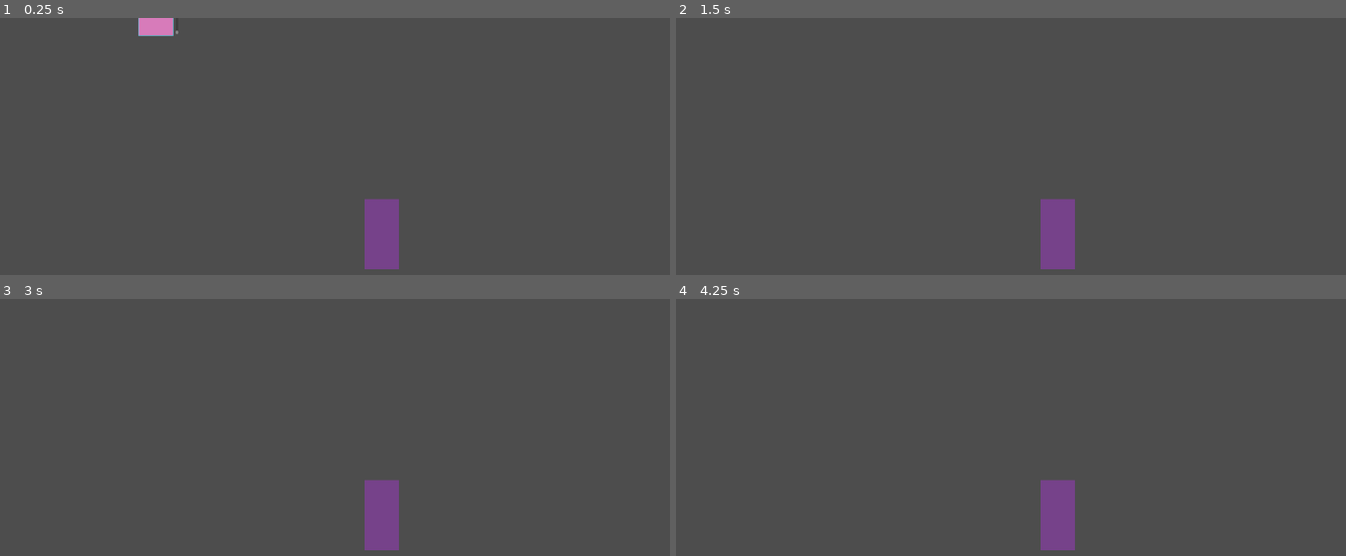
Above: before the commit, frames 1-4 (two rows, left to right).
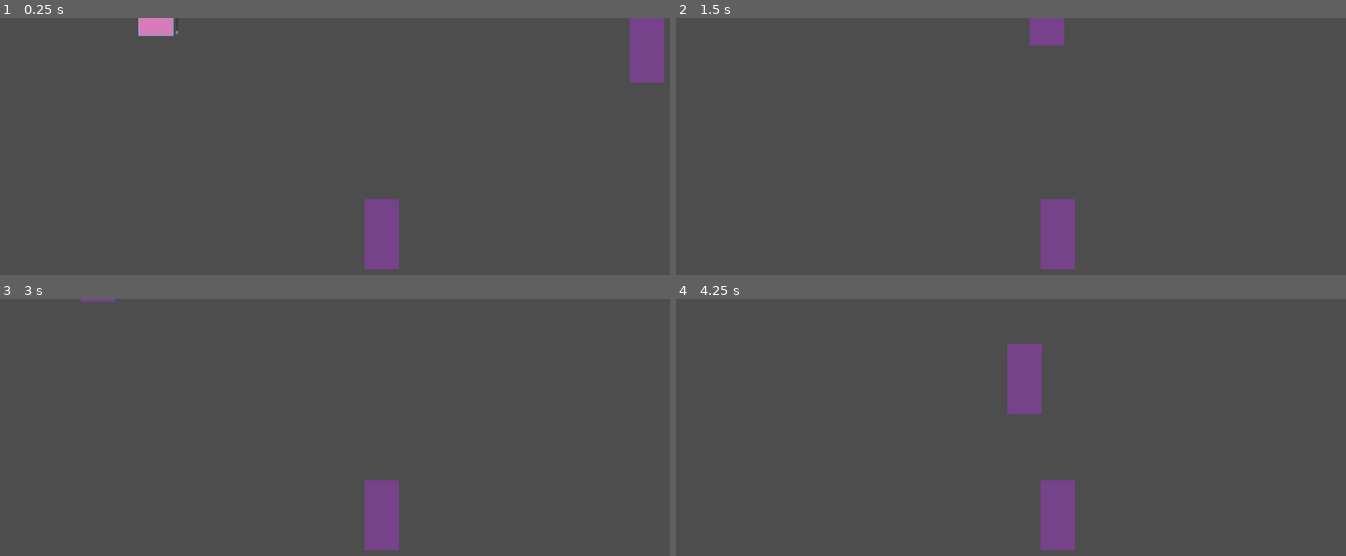
Above: after the commit, the same moments.

Repository: EbbeUndFlut/waterboy
Game: Godot game, scene res://src/tests/test_level.tscn
Two runs of this game, one before a commit and one after it. Both use one fixed random seed, a clock stepped at 60 frames per second and the inputs below. The project has no main scene, so this scene is started directly. Sound files missing from this copy of the repository are replaced by a short silence.
Inputs:
- Up to frame 1 (0.25 s): no input
- Up to frame 2 (1.5 s): tap Enter (ui_accept) at 0.5, 0.77 s; hold D (RIGHT) 0.53-1.28 s; hold Shift (alt) 0.53-1.28 s; hold S (DOWN) from 1.28 s (still down); tap Shift (alt) at 1.35 s
- Up to frame 3 (3 s): tap Enter (ui_accept) at 1.52, 2, 2.75 s; release S (DOWN) at 2.03 s; hold D (RIGHT) 2.03-2.78 s; hold Shift (alt) 2.03-2.78 s; hold W (UP) from 2.78 s (still down); tap Shift (alt) at 2.85 s
- Up to frame 4 (4.25 s): tap Enter (ui_accept) at 3.02, 3.77 s; release W (UP) at 3.53 s; hold A (LEFT) from 3.53 s (still down); hold Shift (alt) from 3.53 s (still down)

The runs differ from the first frame. In frame 1, 1.3% of the frame differs, in the area x 94-100%, y 0-26%; in frame 2, 0.6%; in frame 3, less than 0.1%; in frame 4, 1.4%, in the area x 49-55%, y 17-45%.

Commit message:
Es geht vorwärts

Diff:
--- /dev/null
+++ b/src/entities/ball.tscn
@@ -0,0 +1,22 @@
+[gd_scene load_steps=4 format=3 uid="uid://cd43aqlclr51t"]
+
+[ext_resource type="Texture2D" uid="uid://be6r2qgqo57j7" path="res://assets/sprites/ball.png" id="1_avsul"]
+
+[sub_resource type="PhysicsMaterial" id="PhysicsMaterial_1m1wj"]
+friction = 0.4
+bounce = 0.46
+
+[sub_resource type="CircleShape2D" id="CircleShape2D_dugun"]
+radius = 32.0
+
+[node name="Ball" type="RigidBody2D"]
+mass = 0.5
+physics_material_override = SubResource("PhysicsMaterial_1m1wj")
+gravity_scale = 1.66533e-16
+
+[node name="Sprite2D" type="Sprite2D" parent="."]
+scale = Vector2(2, 2)
+texture = ExtResource("1_avsul")
+
+[node name="CollisionShape2D" type="CollisionShape2D" parent="."]
+shape = SubResource("CircleShape2D_dugun")
--- /dev/null
+++ b/src/entities/enemy.gd
@@ -0,0 +1,55 @@
+class_name Enemy
+extends RigidBody2D
+
+@export var SPEED:float = 60
+var waterboy
+var direction:Vector2=Vector2(randf_range(-1,1)*SPEED,randf_range(-1,1)*SPEED)
+var state :State =State.IDLE
+var boost_duration:float = 6
+var time_to_boost:float = 5
+var actual_time:float=0
+var boost :bool = false
+enum State {IDLE,CHASE}
+# Called when the node enters the scene tree for the first time.
+func _ready():
+	pass # Replace with function body.
+
+
+# Called every frame. 'delta' is the elapsed time since the previous frame.
+func _process(delta):
+	actual_time += delta
+	if actual_time >= time_to_boost and not boost:
+		SPEED = SPEED * 3
+		boost = true
+		actual_time = 0
+	if actual_time >=boost_duration and boost:
+		SPEED = SPEED /3
+		boost=false
+		actual_time = 0
+
+func _physics_process(delta):
+	if state == State.CHASE:
+		direction = position.direction_to(waterboy.position) * SPEED
+	apply_force(direction)
+
+
+func _on_direction_timer_timeout():
+	if state == State.IDLE:
+		direction = Vector2(randf_range(-1,1)*SPEED,randf_range(-1,1)*SPEED)
+
+
+func _on_area_2d_body_entered(body):
+	var target = body as WaterBoy
+	if target:
+		waterboy = target
+		state = State.CHASE
+
+func _on_area_2d_body_exited(body):
+	var target = body as WaterBoy
+	if target:
+		waterboy = null
+		state = State.IDLE
+
+
+func _on_body_entered(body):
+	direction = Vector2(randf_range(-1,1)*SPEED,randf_range(-1,1)*SPEED)
--- /dev/null
+++ b/src/entities/enemy.tscn
@@ -0,0 +1,38 @@
+[gd_scene load_steps=5 format=3 uid="uid://bkxos1yd423ia"]
+
+[ext_resource type="Texture2D" uid="uid://smjqdfcnh387" path="res://assets/sprites/player_sprite.png" id="1_28mkb"]
+[ext_resource type="Script" path="res://src/entities/enemy.gd" id="1_yain4"]
+
+[sub_resource type="RectangleShape2D" id="RectangleShape2D_xm2lo"]
+size = Vector2(59, 120)
+
+[sub_resource type="CircleShape2D" id="CircleShape2D_uwjr8"]
+radius = 340.024
+
+[node name="Enemy" type="RigidBody2D"]
+collision_mask = 3
+gravity_scale = 1.66533e-16
+can_sleep = false
+linear_damp = 1.0
+angular_damp = 100.0
+script = ExtResource("1_yain4")
+
+[node name="CollisionShape2D" type="CollisionShape2D" parent="."]
+shape = SubResource("RectangleShape2D_xm2lo")
+
+[node name="Sprite2D" type="Sprite2D" parent="."]
+texture = ExtResource("1_28mkb")
+
+[node name="Area2D" type="Area2D" parent="."]
+
+[node name="CollisionShape2D" type="CollisionShape2D" parent="Area2D"]
+shape = SubResource("CircleShape2D_uwjr8")
+debug_color = Color(0.933333, 0.117647, 0.564706, 0.419608)
+
+[node name="DirectionTimer" type="Timer" parent="."]
+wait_time = 3.0
+
+[connection signal="body_entered" from="." to="." method="_on_body_entered"]
+[connection signal="body_entered" from="Area2D" to="." method="_on_area_2d_body_entered"]
+[connection signal="body_exited" from="Area2D" to="." method="_on_area_2d_body_exited"]
+[connection signal="timeout" from="DirectionTimer" to="." method="_on_direction_timer_timeout"]
--- /dev/null
+++ b/src/tests/test_level.gd
@@ -0,0 +1,17 @@
+extends Node2D
+
+@onready var music:AudioStreamPlayer = $Music
+@onready var anpfiff:AudioStreamPlayer = $Anpiff
+
+# Called when the node enters the scene tree for the first time.
+func _ready():
+	pass # Replace with function body.
+
+
+# Called every frame. 'delta' is the elapsed time since the previous frame.
+func _process(delta):
+	pass
+
+
+func _on_anpiff_finished():
+	music.play()
--- a/src/tests/test_level.tscn
+++ b/src/tests/test_level.tscn
@@ -1,13 +1,18 @@
-[gd_scene load_steps=5 format=3 uid="uid://cwsyu7otqsfui"]
+[gd_scene load_steps=9 format=3 uid="uid://cwsyu7otqsfui"]
 
+[ext_resource type="Script" path="res://src/tests/test_level.gd" id="1_1upv6"]
 [ext_resource type="PackedScene" uid="uid://bwfo7tvl4ewc1" path="res://src/entities/soccer_player.tscn" id="1_8rd07"]
 [ext_resource type="PackedScene" uid="uid://djmyn8iw3hxp3" path="res://src/entities/waterboy.tscn" id="2_awoit"]
 [ext_resource type="AudioStream" uid="uid://drvx6kybyky2n" path="res://assets/audio/wyver9_Fast Level.wav" id="3_3ok1d"]
+[ext_resource type="PackedScene" uid="uid://bkxos1yd423ia" path="res://src/entities/enemy.tscn" id="4_nlf7q"]
+[ext_resource type="AudioStream" uid="uid://cg4mmhi1buel0" path="res://assets/audio/steam_whistle.wav" id="5_1fhdh"]
+[ext_resource type="PackedScene" uid="uid://cd43aqlclr51t" path="res://src/entities/ball.tscn" id="7_l2gvt"]
 
 [sub_resource type="RectangleShape2D" id="RectangleShape2D_058wt"]
 size = Vector2(66, 1590.51)
 
 [node name="Node2D" type="Node2D"]
+script = ExtResource("1_1upv6")
 
 [node name="SoccerPlayer" parent="." instance=ExtResource("1_8rd07")]
 position = Vector2(524, 312)
@@ -31,10 +36,9 @@
 position = Vector2(805, 521)
 lock_rotation = true
 
-[node name="AudioStreamPlayer" type="AudioStreamPlayer" parent="."]
+[node name="Music" type="AudioStreamPlayer" parent="."]
 stream = ExtResource("3_3ok1d")
 volume_db = -12.649
-autoplay = true
 
 [node name="StaticBody2D" type="StaticBody2D" parent="."]
 position = Vector2(-144, 378)
@@ -77,3 +81,22 @@
 position = Vector2(1.09265, 329.744)
 shape = SubResource("RectangleShape2D_058wt")
 debug_color = Color(1, 0.878431, 0.223529, 0.65098)
+
+[node name="Enemy" parent="." instance=ExtResource("4_nlf7q")]
+position = Vector2(969, 137)
+
+[node name="Enemy2" parent="." instance=ExtResource("4_nlf7q")]
+position = Vector2(969, 791)
+
+[node name="Enemy3" parent="." instance=ExtResource("4_nlf7q")]
+position = Vector2(558, 466)
+
+[node name="Anpiff" type="AudioStreamPlayer" parent="."]
+stream = ExtResource("5_1fhdh")
+autoplay = true
+
+[node name="Ball" parent="." instance=ExtResource("7_l2gvt")]
+position = Vector2(415, 559)
+mass = 0.25
+
+[connection signal="finished" from="Anpiff" to="." method="_on_anpiff_finished"]
Not shown, added: assets/audio/steam_whistle.wav.import
Binary file added: assets/sprites/ball.png
Not shown, added: assets/sprites/ball.png.import
Not shown, added: assets/audio/steam_whistle.wav
